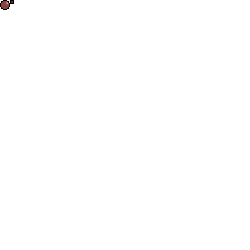
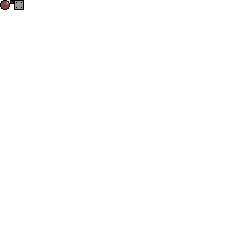
Layered file, before and after one edit (250 x 250). Changes by layer:
painted on "sprite_sheet.png" over (x1=14, y1=0, x2=24, y2=10)
